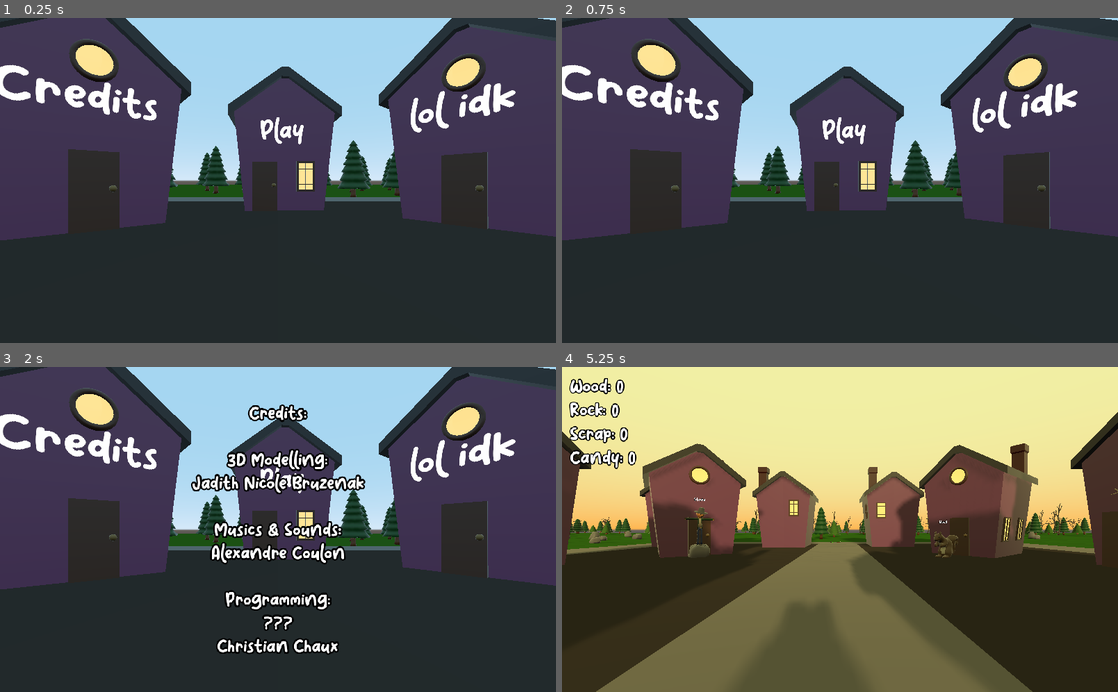
Above: before the commit, frames 1-4 (two rows, left to right).
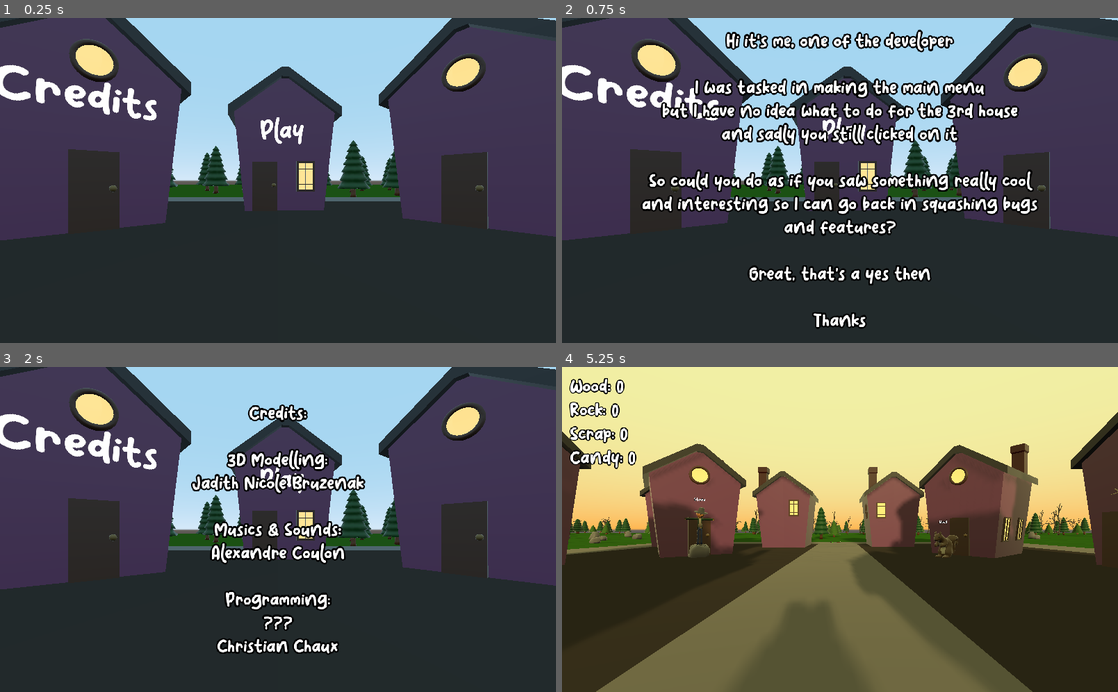
Above: after the commit, the same moments.

Repository: Xwilarg/BearJam
Game: Godot game, scene res://Scenes/MainMenu.tscn
Same seed, same stepped clock (60 frames per second), same inputs: the game is played once before the commit and once after it.
Inputs (mouse positions are in pixels of both pictures, inside the frame that each line leads up to):
- Up to frame 1 (0.25 s): no input
- Up to frame 2 (0.75 s): tap Enter at 0.5 s; move the mouse to (962, 164) at 0.52 s; hold D (right) from 0.53 s (still down); tap K (Line_2) at 0.6 s; click (962, 164) at 0.67 s
- Up to frame 3 (2 s): tap Space (action_spacebar) at 1.25 s; move the mouse to (166, 545) at 1.27 s; release D (right) at 1.28 s; hold S (backward) from 1.28 s (still down); tap L (Line_3) at 1.35 s; click (166, 545) at 1.42 s
- Up to frame 4 (5.25 s): tap Enter at 2, 3.5 s; move the mouse to (895, 458) at 2.02 s; release S (backward) at 2.03 s; hold D (right) 2.03-2.78 s; hold Space (action_spacebar) 2.03-2.78 s; click (895, 458) at 2.17 s; move the mouse to (812, 594) at 2.77 s; hold W (forward) 2.78-3.53 s; tap K (Line_2) at 2.85, 5.1 s; click (812, 594) at 2.92 s; move the mouse to (1006, 578) at 3.52 s; hold A (left) 3.53-5.03 s; tap L (Line_3) at 3.6 s; click (1006, 578) at 3.67 s; tap Space (action_spacebar) at 4.25, 4.35 s; move the mouse to (673, 480) at 4.27 s; click (673, 480) at 4.42 s; move the mouse to (867, 529) at 5.02 s; hold S (backward) from 5.03 s (still down); click (867, 529) at 5.17 s

The runs differ from the first frame. In frame 1, 0.8% of the frame differs, in the area x 73-93%, y 20-36%; in frame 2, 14%, in the area x 14-93%, y 3-96%; in frame 3, 0.8%; in frame 4, less than 0.1%.

Commit message:
Add secret text

Diff:
--- a/Scenes/MainMenu.tscn
+++ b/Scenes/MainMenu.tscn
@@ -88,12 +88,11 @@
 text = "Play"
 font = SubResource( 11 )
 
-[node name="aze" parent="Village" instance=ExtResource( 1 )]
+[node name="Secret" parent="Village" instance=ExtResource( 1 )]
 transform = Transform( 0.775925, 0, 0.630825, 0, 1, 0, -0.630825, 0, 0.775925, -11.2341, 0.317216, -8.93851 )
 
-[node name="Label3D" type="Label3D" parent="Village/aze"]
+[node name="Label3D" type="Label3D" parent="Village/Secret"]
 transform = Transform( 1, 0, -7.45058e-09, 0, 1, 0, 7.45058e-09, 0, 1, -0.121465, 3.63147, 2.43476 )
-text = "lol idk"
 font = SubResource( 11 )
 
 [node name="Credits" parent="Village" instance=ExtResource( 1 )]
@@ -176,3 +175,24 @@
 Christian Chaux"
 align = 1
 valign = 1
+
+[node name="Secret" type="Label" parent="Credits"]
+visible = false
+anchor_right = 1.0
+anchor_bottom = 1.0
+custom_fonts/font = SubResource( 12 )
+text = "Hi it's me, one of the developer
+
+I was tasked in making the main menu
+but I have no idea what to do for the 3rd house
+and sadly you still clicked on it
+
+So could you do as if you saw something really cool
+and interesting so I can go back in squashing bugs
+and features?
+
+Great, that's a yes then
+
+Thanks"
+align = 1
+valign = 1
--- a/Scripts/MainMenu.gd
+++ b/Scripts/MainMenu.gd
@@ -17,3 +17,7 @@
 				get_tree().change_scene("res://Scenes/Day.tscn")
 			elif name == "Credits":
 				$Credits/Text.visible = !$Credits/Text.visible
+				$Credits/Secret.visible = false
+			elif name == "Secret":
+				$Credits/Secret.visible = !$Credits/Secret.visible
+				$Credits/Text.visible = false
